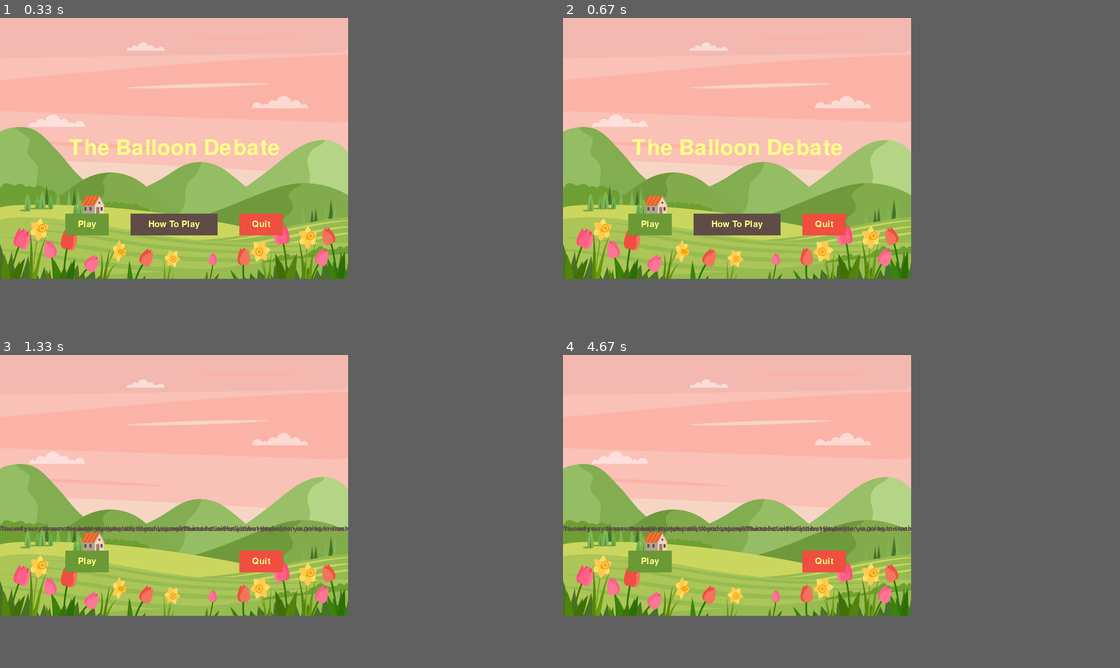
Above: before the commit, frames 1-4 (two rows, left to right).
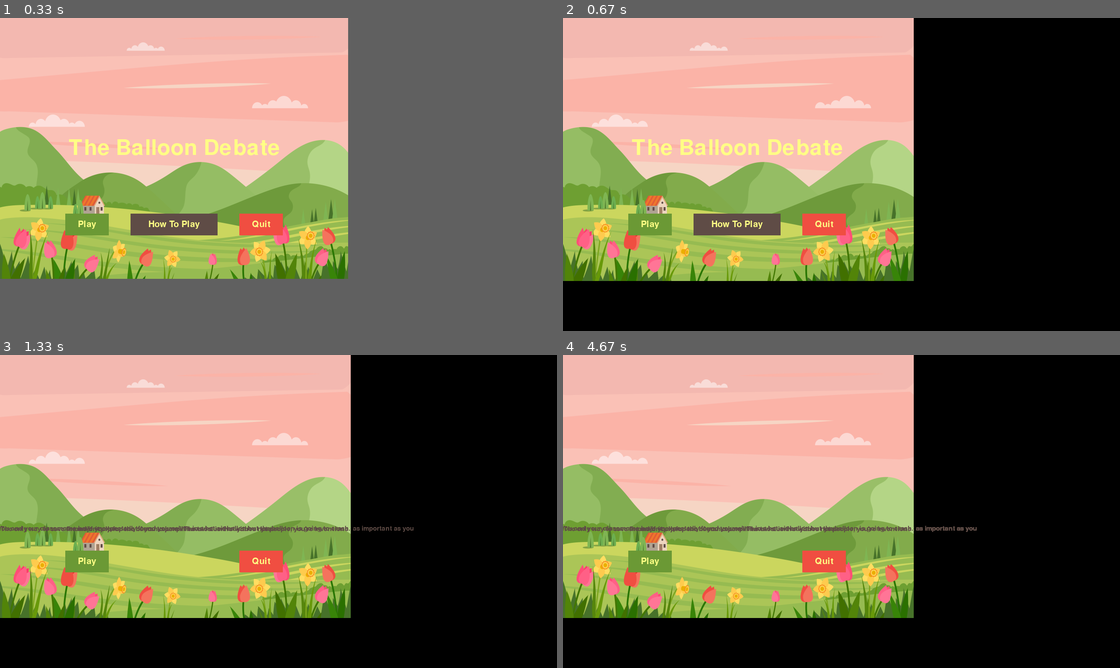
Above: after the commit, the same moments.

Repository: Rustbolt/The_Balloon_Debate
Game: pygame game, started from The_Balloon_Debate.py
The game is run twice, just before and just after one commit, with the same random seed, the same clock (stepped at 60 frames per second) and the same inputs.
Inputs:
- Up to frame 1 (0.33 s): no input
- Up to frame 2 (0.67 s): tap F at 0.33 s
- Up to frame 3 (1.33 s): click "How To Play" at 0.77 s; tap Enter at 1 s
- Up to frame 4 (4.67 s): no input
In frame 2 the window is 800x600 before the commit and 1280x720 after it. Grey fills any space a smaller window leaves; there, only what the larger window draws over its background counts as a difference.

Frame 1 is identical in both runs. In frame 2, 0.8% of the frame differs, in the area x 0-63%, y 0-85%; in frame 3, 0.9%; in frame 4, 0.9%, in the area x 0-75%, y 0-85%.

Commit message:
Adding Fullscreen and Resize option

Diff:
--- a/The_Balloon_Debate.py
+++ b/The_Balloon_Debate.py
@@ -2,6 +2,8 @@
 import pygame
 import time
 import random
+import sys
+
 
 mainClock = pygame.time.Clock()
 
@@ -10,9 +12,13 @@
 
 
 # To initialise a game in pygame
-screenSize(800,600,xpos=None, ypos=None, fullscreen=False)
+screen = ''
 display_width = 800
 display_height = 600
+fullscreen = False
+monitor_size = [pygame.display.Info().current_w, pygame.display.Info().current_h]
+
+
 
 # Colours used in game
 black = (0, 0, 0)
@@ -30,7 +36,7 @@
 endpause = 5000
 names = []
 # create a screen
-screen = pygame.display.set_mode((display_width, display_height))
+screen = pygame.display.set_mode((display_width, display_height), pygame.RESIZABLE)
 pygame.display.set_caption('The Balloon Debate')
 clock = pygame.time.Clock()
 USEREVENT = pygame.USEREVENT
@@ -82,6 +88,8 @@
     clock.tick(15)
 
 def game_intro():
+    global screen
+    fullscreen = False
     intro = True
 
     while intro:
@@ -89,6 +97,13 @@
             if event.type == pygame.QUIT:
                 pygame.quit()
                 quit()
+            keys = pygame.key.get_pressed()
+            if keys[pygame.K_f]:
+                fullscreen = not fullscreen
+                if fullscreen:
+                    screen = pygame.display.set_mode(monitor_size, pygame.FULLSCREEN)
+                else:
+                    screen = pygame.display.set_mode((screen.get_width(), screen.get_height()), pygame.RESIZABLE)
         screen.blit(background, (0, 0))
         largeText = pygame.font.Font('freesansbold.ttf', 50)
         TextSurf, TextRect = text_objects("The Balloon Debate", largeText)
